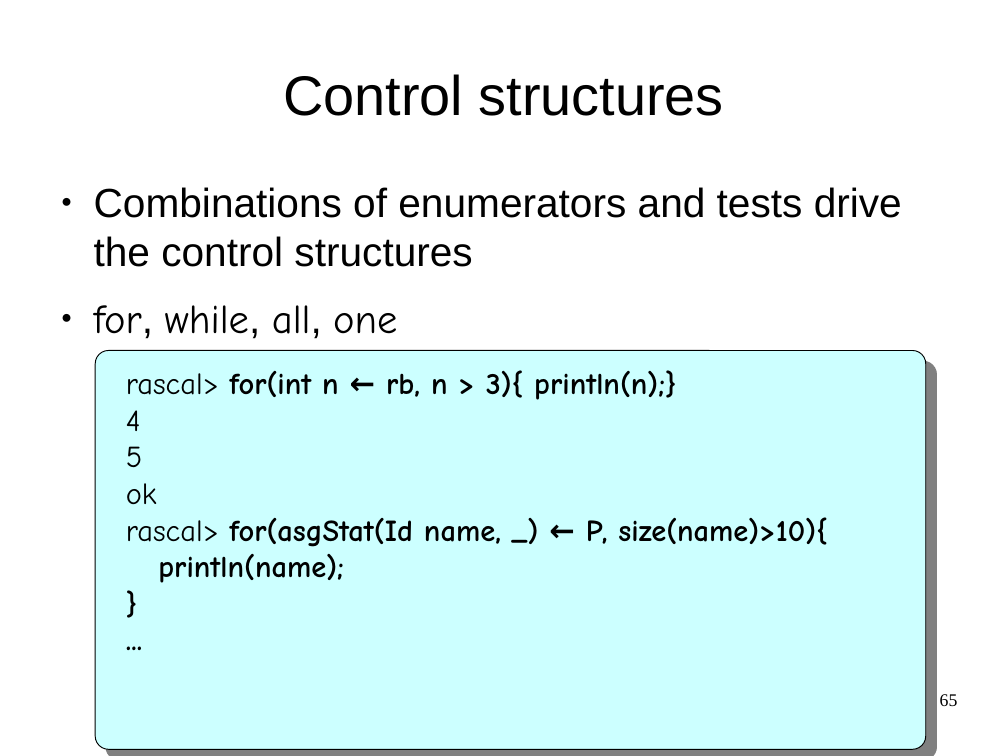
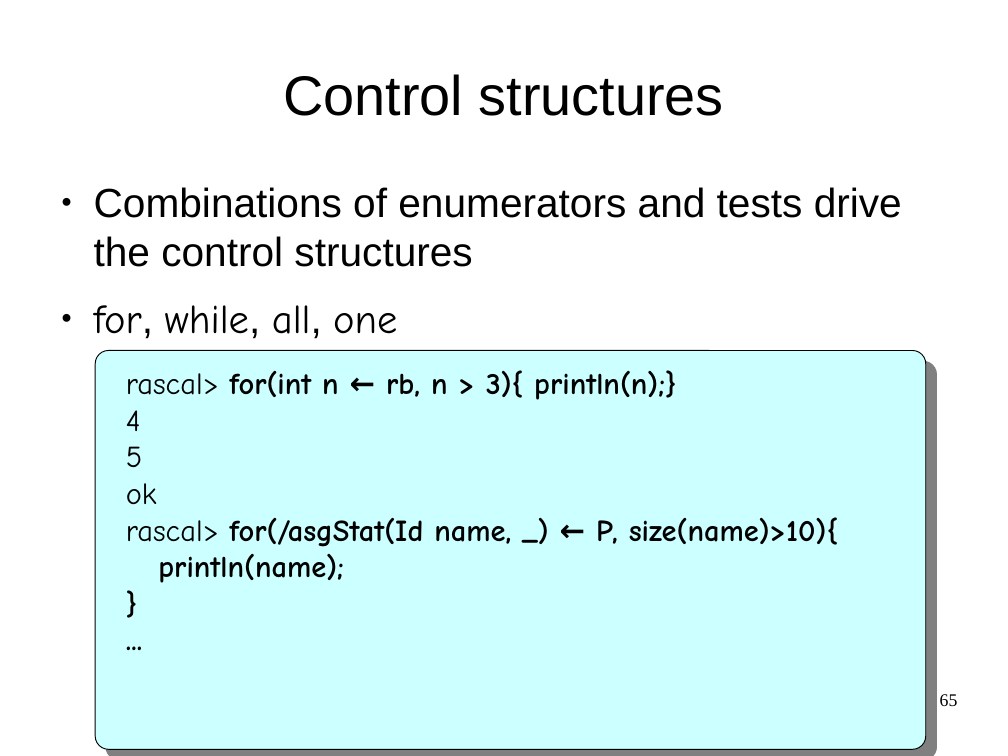
Before and after one commit to cwi-swat/meta-environment, a slide deck: slide 65 of meta-doc/analysis/rascal-slides/rascal-slides.odp. Drawn at 1008x756 pixels with LibreOffice and Linux fonts; fonts in the diff are those of the drawing; background and template pictures are left out. Boxes give left, top, right and bottom in pixels: in the first picture for what was removed or moved away, otherwise in the second. Text is boxed around its words. In the diff, an @@ line names an element or a change of style, - is before the commit and + after.

Commit message:
Started updating rascal slides

```diff
--- a/meta-doc/analysis/rascal-slides/rascal-slides.odp
+++ b/meta-doc/analysis/rascal-slides/rascal-slides.odp
@@ text at (x1=126, y1=517, x2=838, y2=547): text changed @@
-rascal> for(asgStat(Id name, _) ← P, size(name)>10){
+rascal> for(/asgStat(Id name, _) ← P, size(name)>10){
```
Also in this commit, not shown: 12 other slides changed, 3 slides added, 1 slide removed.
